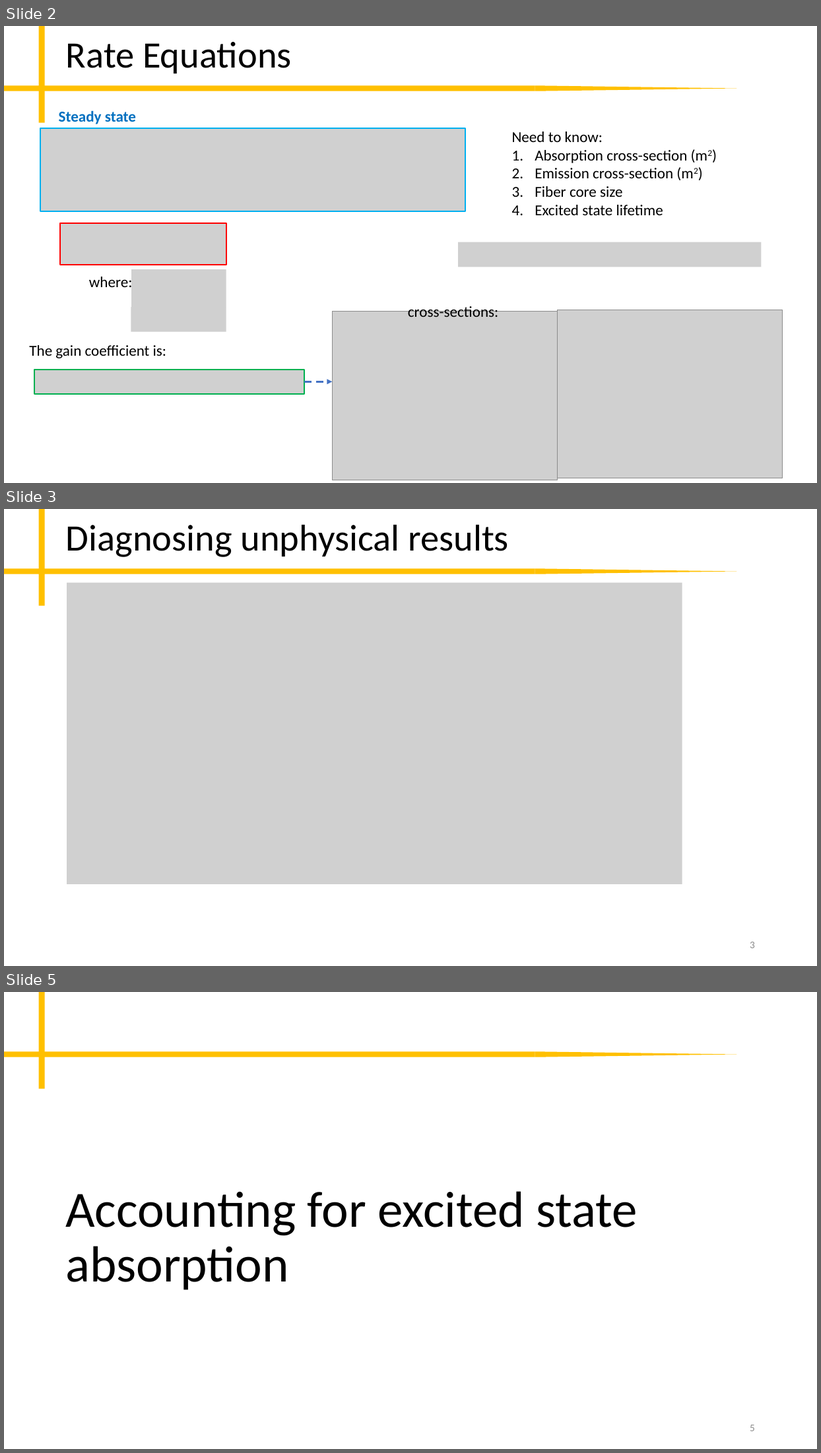
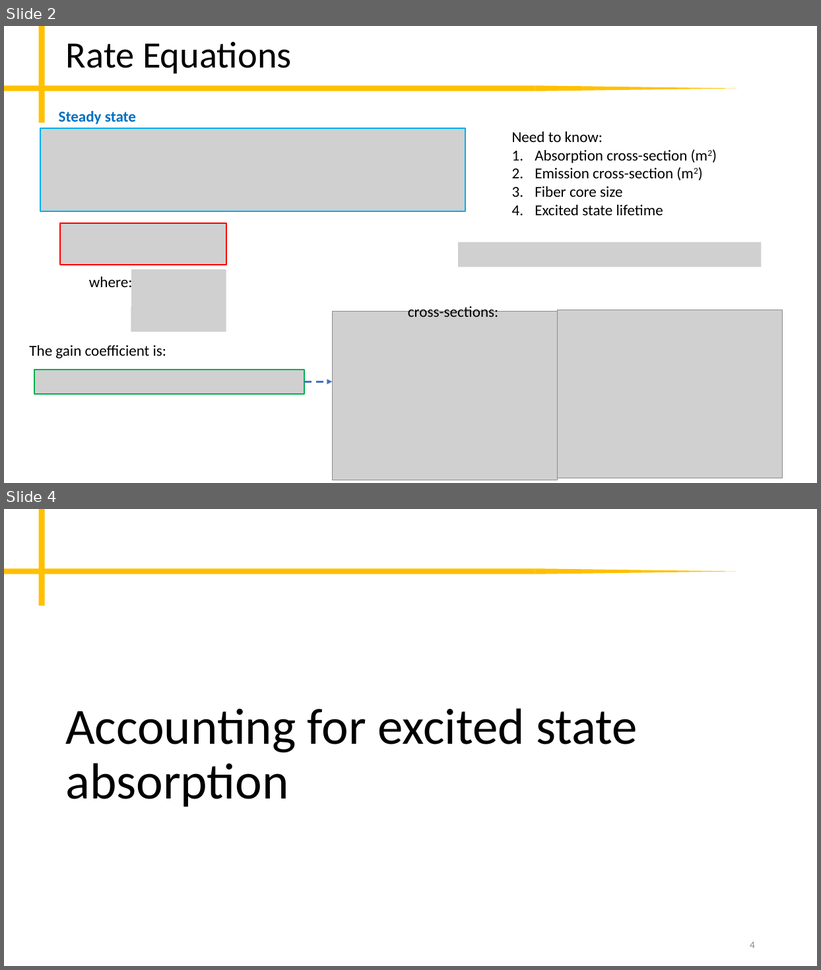
Before and after one commit to peter-chang62/Laser-Design-Scripts, a slide deck: memo.pptx. Shown one above the other, each under a label of ours: slides 2, 3 and 5 before the commit, slides 2 and 4 after it; the slides between them are not shown. The pictures are 821x1453 and 821x970 pixels, drawn with LibreOffice and Linux fonts; fonts in the diff are those of the drawing; grey boxes stand for pictures. Boxes give left, top, right and bottom in pixels: in the first picture for what was removed or moved away, otherwise in the second. Text is boxed around its words. In the diff, an @@ line names an element or a change of style, - is before the commit and + after.

Commit message:
ppt update

```diff
--- a/memo.pptx
+++ b/memo.pptx
@@ slide 3 removed at (x1=4, y1=509, x2=817, y2=966), background #FFFFFF; not listed: 3 template elements that a slide beside it also shows @@
@@ title removed at (x1=66, y1=524, x2=509, y2=557) @@
-Diagnosing unphysical results
@@ picture removed at (x1=67, y1=583, x2=682, y2=885) @@
@@ page number removed at (x1=750, y1=942, x2=755, y2=949) @@
-3
@@ what was slide 5 is now slide 4 @@
@@ page number at (x1=750, y1=942, x2=755, y2=949): text changed @@
-5
+4
```
Also in this commit, not shown: 1 slide changed.
